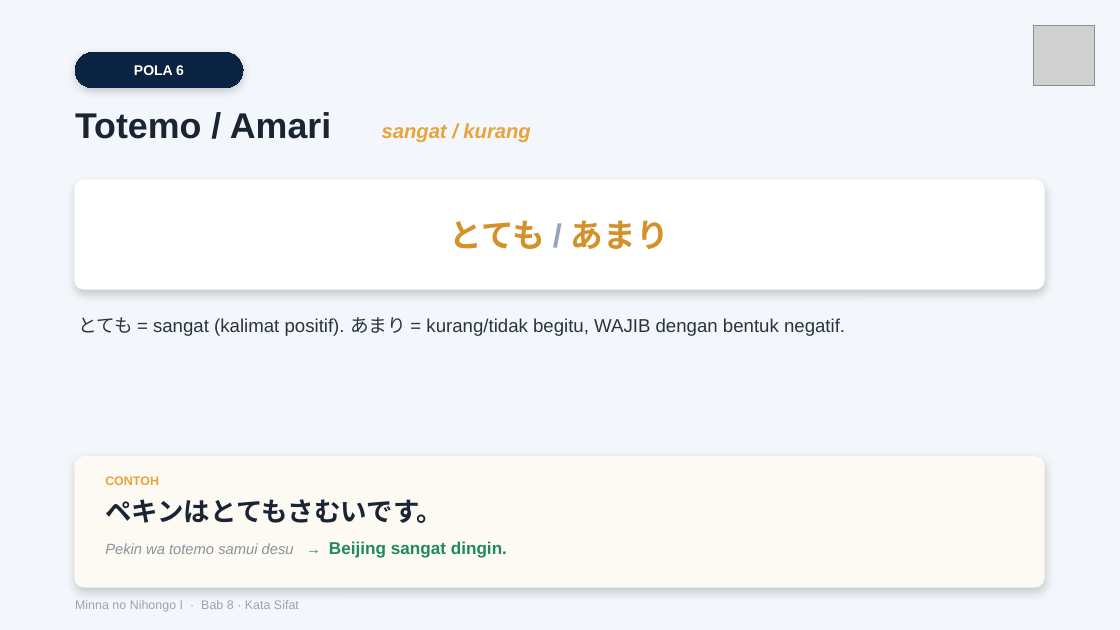
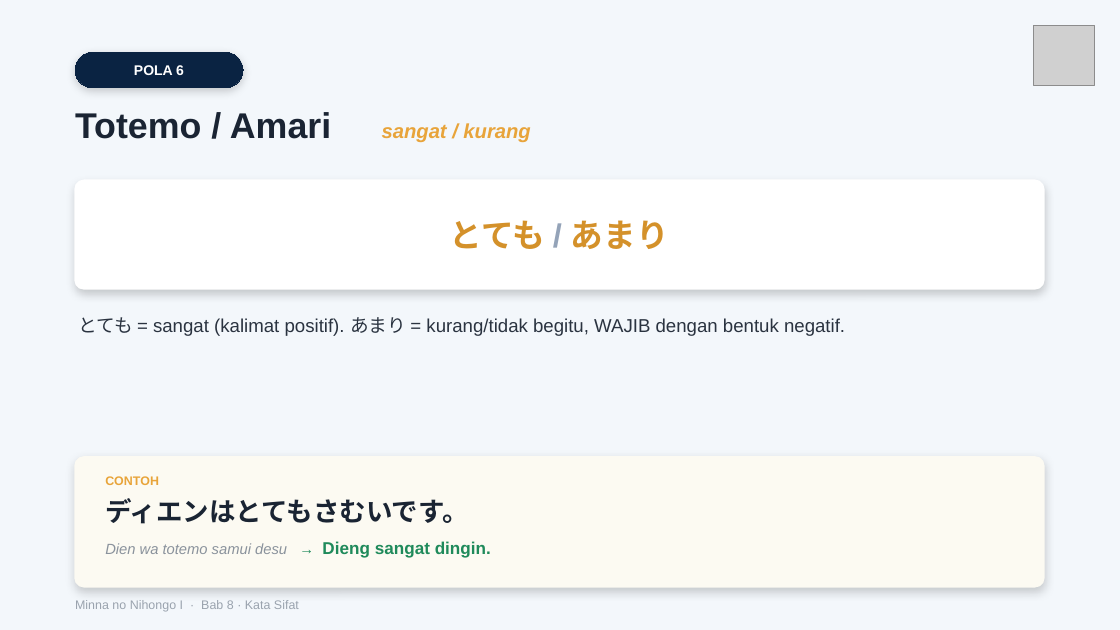
Before and after one commit to jbridgecenter-source/materi, a slide deck: slide 7 of Modul Minna 1/Bab 8/33. Minna 1 Tata Bahasa Bab 8 - Slide.pptx. Drawn at 1120x630 pixels with LibreOffice and Linux fonts; fonts in the diff are those of the drawing; grey boxes stand for pictures. Boxes give left, top, right and bottom in pixels: in the first picture for what was removed or moved away, otherwise in the second. Text is boxed around its words. In the diff, an @@ line names an element or a change of style, - is before the commit and + after.

```diff
--- a/Modul Minna 1/Bab 8/33. Minna 1 Tata Bahasa Bab 8 - Slide.pptx
+++ b/Modul Minna 1/Bab 8/33. Minna 1 Tata Bahasa Bab 8 - Slide.pptx
@@ text at (105,498,469,524): text changed @@
-ペキンはとてもさむいです。
+ディエンはとてもさむいです。
@@ text at (105,541,491,558): text changed @@
-Pekin wa totemo samui desu → Beijing sangat dingin.
+Dien wa totemo samui desu → Dieng sangat dingin.
```
Also in this commit, not shown: 2 other slides changed, 52 other files.
